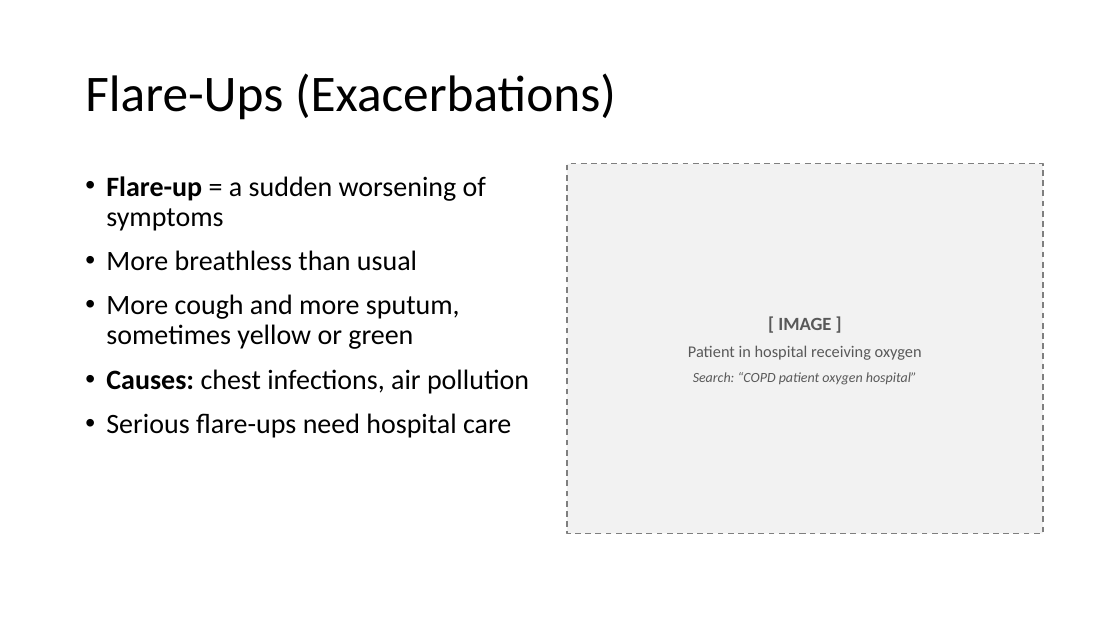
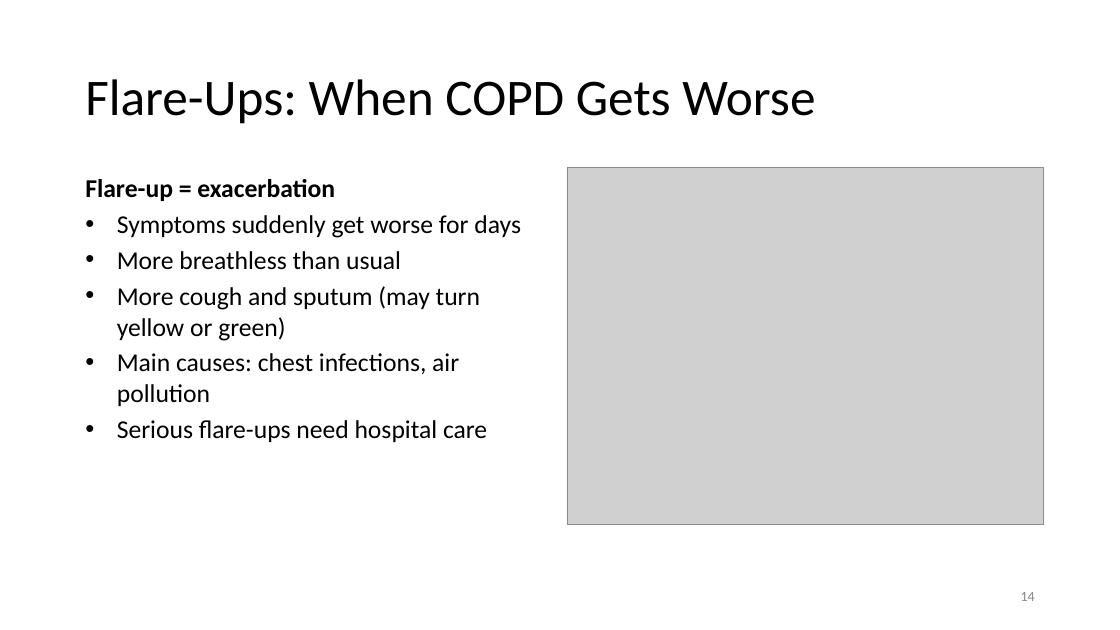
Before and after one commit to mrm145/Claude-CoWorkNotCode, a slide deck: slide 14 of Asthma_and_COPD_Presentation.pptx. Drawn at 1120x630 pixels with LibreOffice and Linux fonts; fonts in the diff are those of the drawing; grey boxes stand for pictures. Boxes give left, top, right and bottom in pixels: in the first picture for what was removed or moved away, otherwise in the second. Text is boxed around its words. In the diff, an @@ line names an element or a change of style, - is before the commit and + after.

```diff
--- a/Asthma_and_COPD_Presentation.pptx
+++ b/Asthma_and_COPD_Presentation.pptx
@@ title at (85, 79, 815, 124): text changed @@
-Flare-Ups (Exacerbations)
+Flare-Ups: When COPD Gets Worse
@@ text at (85, 179, 521, 238): text changed; size 24 to 22 pt @@
-• Flare-up = a sudden worsening of symptoms
+Flare-up = exacerbation
+• Symptoms suddenly get worse for days
@@ rectangle removed at (567, 164, 1044, 534) @@
-[ IMAGE ]
-Patient in hospital receiving oxygen
-Search: “COPD patient oxygen hospital”
@@ picture added at (567, 168, 1044, 525) @@
@@ text at (117, 251, 487, 442): size 24 to 22 pt in "More breathless than usual", "Serious flare-ups need hospital care"; indent changed; line spacing 0.9 to 1; less space between paragraphs @@
@@ text at (117, 286, 480, 406): text changed; size 24 to 22 pt @@
-• More cough and more sputum, sometimes yellow or green
-• Causes: chest infections, air pollution
+• More cough and sputum (may turn yellow or green)
+• Main causes: chest infections, air pollution
@@ page number added at (1021, 592, 1035, 601), 12 pt, text #898989 @@
+14
```
Also in this commit, not shown: 13 other slides changed, 11 slides added, 9 slides removed, 1 other file.
